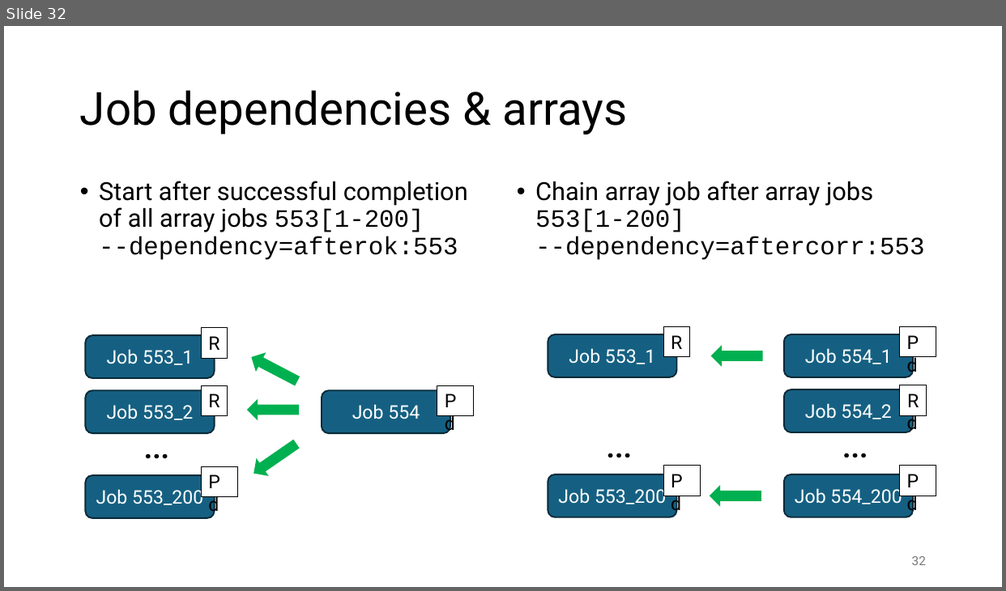
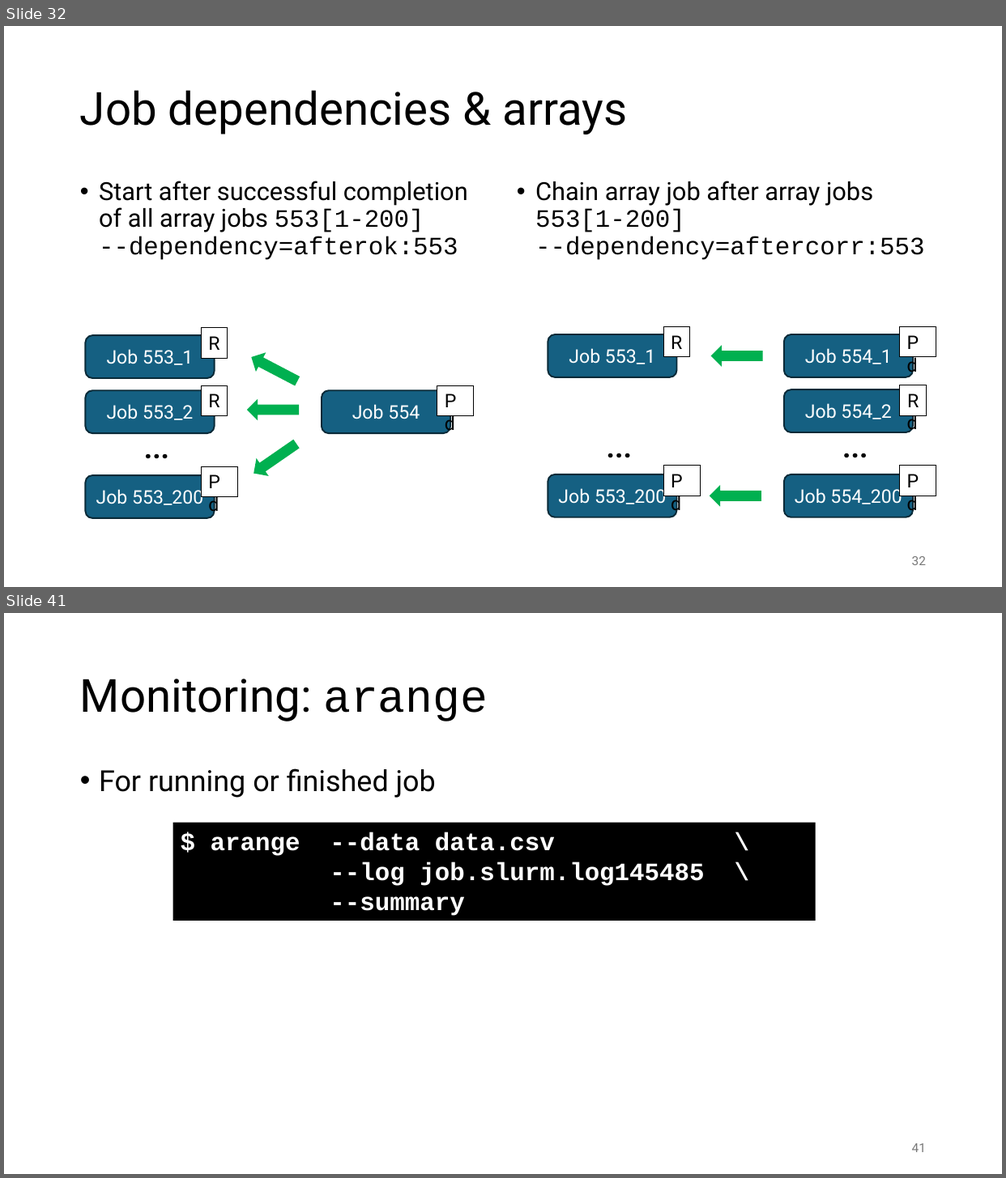
Before and after one commit to gjbex/Workflows-for-HPC, a slide deck: workflow_for_HPC.pptx. Shown one above the other, each under a label of ours: slide 32 before the commit, slides 32 and 41 after it; the slides between them are not shown. The pictures are 1006x591 and 1006x1178 pixels, drawn with LibreOffice and Linux fonts; fonts in the diff are those of the drawing. Boxes give left, top, right and bottom in pixels: in the first picture for what was removed or moved away, otherwise in the second. Text is boxed around its words. In the diff, an @@ line names an element or a change of style, - is before the commit and + after.

```diff
--- a/workflow_for_HPC.pptx
+++ b/workflow_for_HPC.pptx
@@ slide 41 added at box(4, 613, 1002, 1174), background #FFFFFF @@
@@ title added at box(80, 679, 488, 722), 44 pt, text #000000 @@
+Monitoring: arange
@@ text added at box(99, 769, 436, 798), 28 pt, text #000000 @@
+• For running or finished job
@@ rectangle added at box(173, 823, 816, 921), fill #000000, 24 pt, text #FFFFFF, bold @@
+$ arange --data data.csv \
+--log job.slurm.log145485 \
+--summary
@@ page number added at box(912, 1144, 926, 1152), 12 pt, text #797979 @@
+41
```
Also in this commit, not shown: 15 other slides added.
